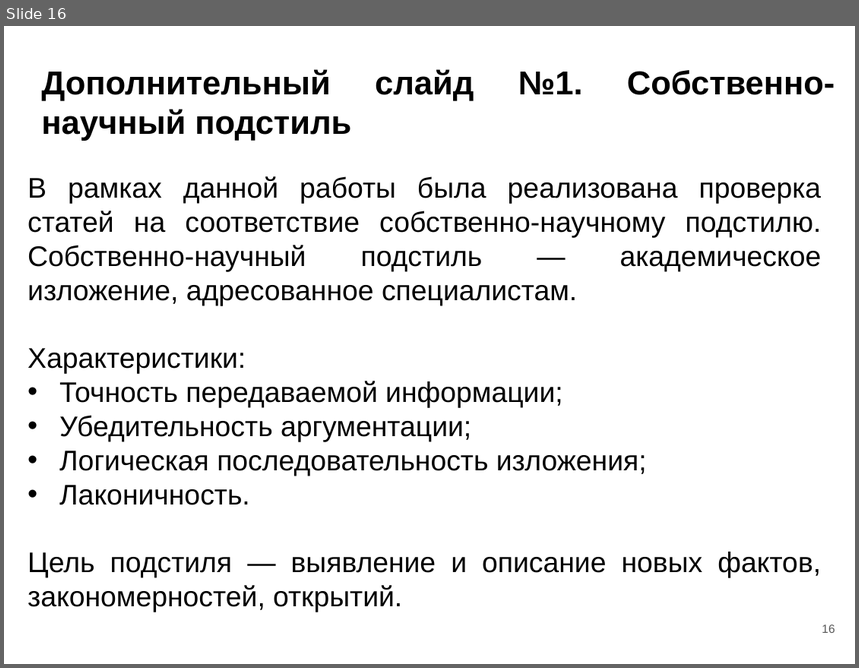
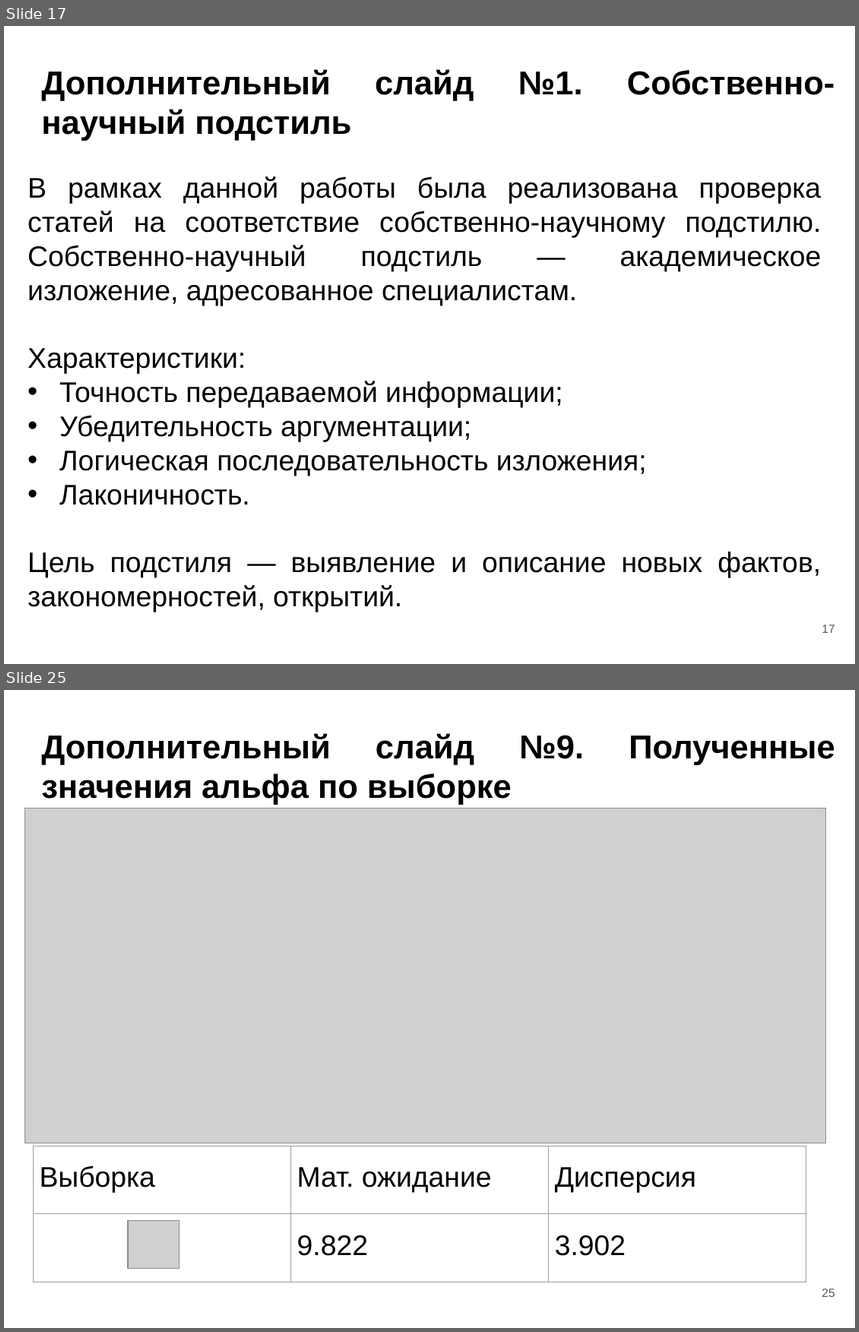
Before and after one commit to OSLL/sw-auto, a slide deck: paper_work/masters thesis/msc_slides.pptx. Shown one above the other, each under a label of ours: slide 16 before the commit, slides 17 and 25 after it; the slides between them are not shown. The pictures are 859x668 and 859x1332 pixels, drawn with LibreOffice and Linux fonts; fonts in the diff are those of the drawing; grey boxes stand for pictures. Boxes give left, top, right and bottom in pixels: in the first picture for what was removed or moved away, otherwise in the second. Text is boxed around its words. In the diff, an @@ line names an element or a change of style, - is before the commit and + after.

```diff
--- a/paper_work/masters thesis/msc_slides.pptx
+++ b/paper_work/masters thesis/msc_slides.pptx
@@ slide 25 added at (4,690,855,1328), background #FFFFFF @@
@@ title added at (41,733,584,805), 28 pt, text #000000, bold @@
+Дополнительный слайд №9. Полученные значения альфа по выборке
@@ picture added at (25,809,826,1144) @@
@@ table added at (33,1146,807,1284), 2 rows, 3 columns @@
+Выборка | Мат. ожидание | Дисперсия
+ | 9.822 | 3.902
@@ picture added at (129,1221,180,1269) @@
@@ page number added at (822,1289,835,1297), 10 pt, text #595959 @@
+25
@@ what was slide 16 is now slide 17 @@
@@ page number at (822,625,835,633): text changed @@
-16
+17
```
Also in this commit, not shown: 4 slides changed, 10 other slides added, 3 other files.
